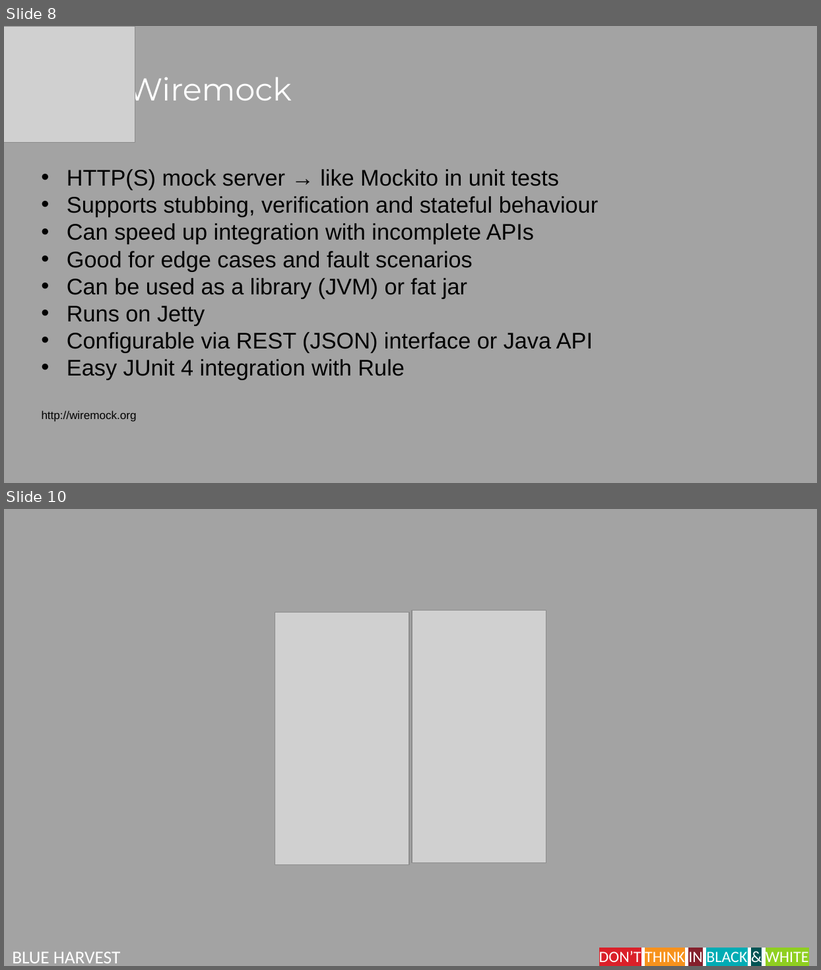
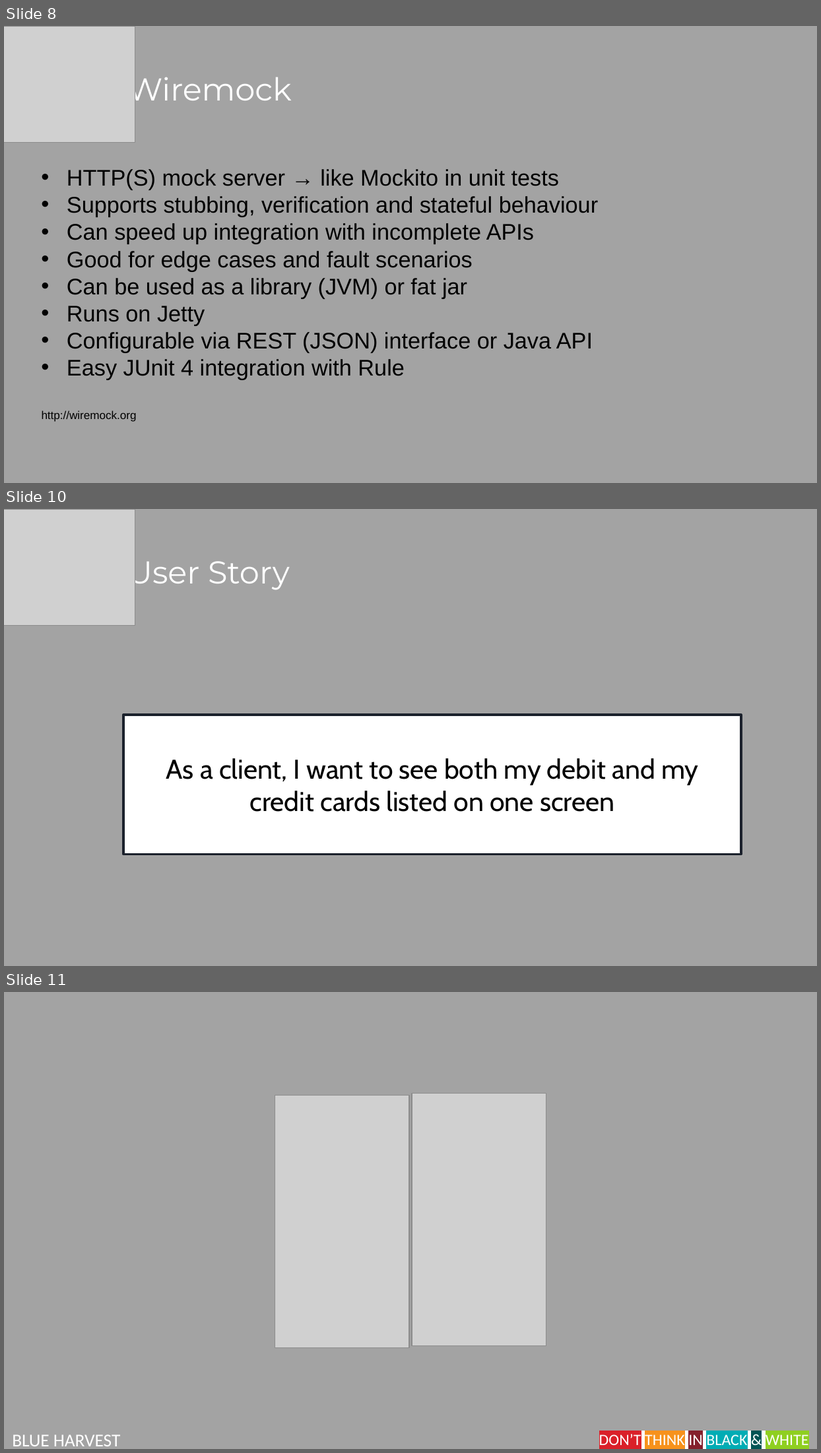
Before and after one commit to dannyflowerz/calendar-aggregator, a slide deck: automated_functional_testing.pptx. Shown one above the other, each under a label of ours: slides 8 and 10 before the commit, slides 8, 10 and 11 after it; the slides between them are not shown. The pictures are 821x970 and 821x1453 pixels, drawn with LibreOffice and Linux fonts; fonts in the diff are those of the drawing; grey boxes stand for pictures. Boxes give left, top, right and bottom in pixels: in the first picture for what was removed or moved away, otherwise in the second. Text is boxed around its words. In the diff, an @@ line names an element or a change of style, - is before the commit and + after.

```diff
--- a/automated_functional_testing.pptx
+++ b/automated_functional_testing.pptx
@@ slide 10 added at (4,509,817,966), background #A3A3A3 @@
@@ picture added at (4,509,135,625) @@
@@ title added at (127,553,290,591), 28 pt, text #FFFFFF @@
+User Story
@@ rectangle added at (123,715,741,855), fill #FFFFFF, outline #1B212C 2 pt, 24 pt, text #000000 @@
+As a client, I want to see both my debit and my credit cards listed on one screen
@@ what was slide 10 is now slide 11 @@
```
Also in this commit, not shown: 1 other slide added, 1 slide removed, 14 other files.
